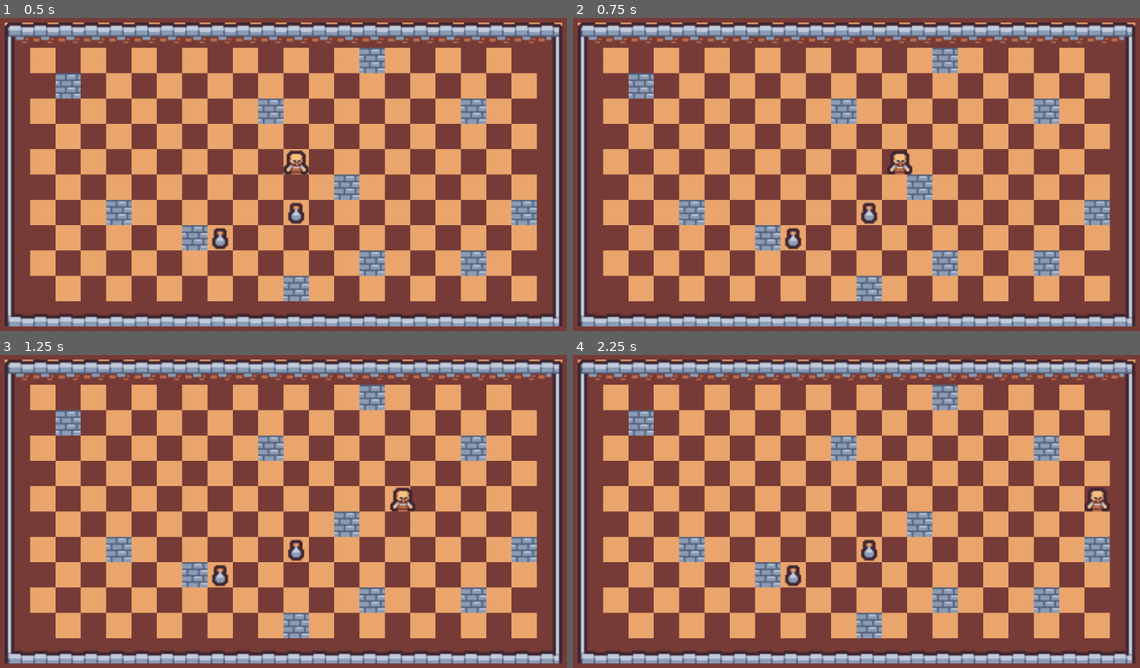
Above: before the commit, frames 1-4 (two rows, left to right).
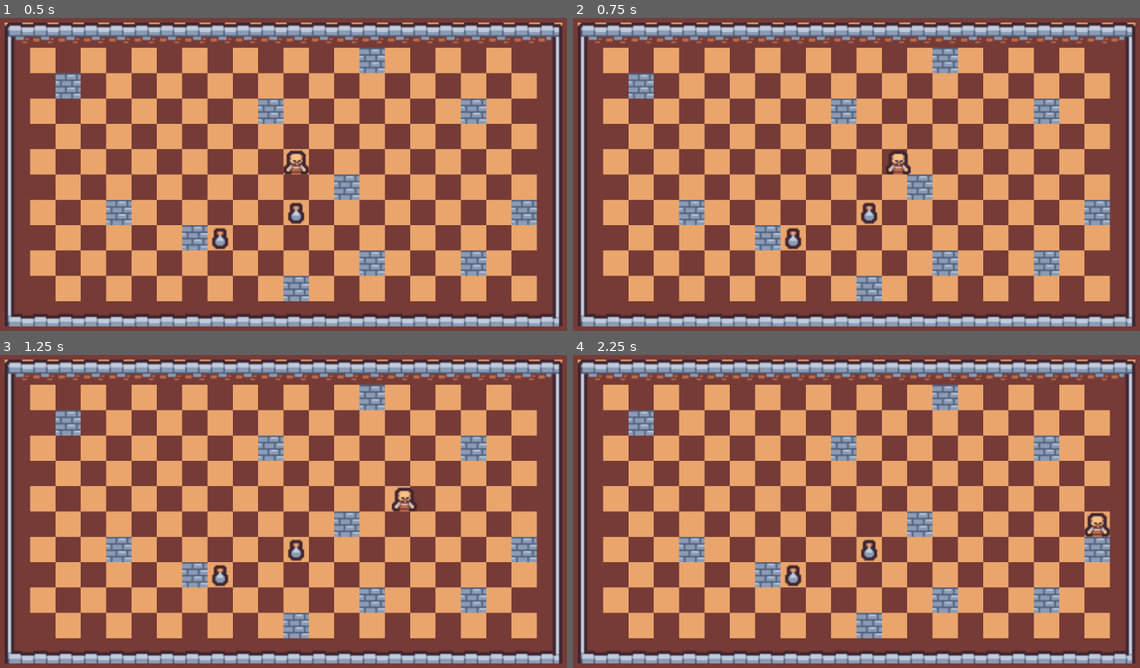
Above: after the commit, the same moments.

Repository: oneseedfruit/ludum-dare-52
Game: Godot game, scene res://game.tscn
The game is run twice, just before and just after one commit, with the same random seed, the same clock (stepped at 60 frames per second) and the same inputs.
Inputs:
- Up to frame 1 (0.5 s): no input
- Up to frame 2 (0.75 s): tap Enter at 0.5 s; hold Right (right) from 0.53 s (still down)
- Up to frame 3 (1.25 s): keep holding Right (right)
- Up to frame 4 (2.25 s): release Right (right) at 1.28 s; hold Down (down) 1.28-2.03 s; hold Right (right) from 2.03 s (still down)

Frame 1 is identical in both runs. In frame 2, 0.2% of the frame differs, in the area x 55-60%, y 42-51%; in frame 3, 0.2%; in frame 4, 0.5%, in the area x 90-95%, y 42-59%.

Commit message:
Physics-based movement

Diff:
--- a/player/player.gd
+++ b/player/player.gd
@@ -1,9 +1,9 @@
 extends RigidBody2D
-
 
 # movement variable
 @export var mMoveSpeed : float = 100
 @onready var mRay = $RayCast2D
+
 var mTileSize = 16
 var mInputs = {
 	"left": Vector2.LEFT,
@@ -11,68 +11,32 @@
 	"up": Vector2.UP,
 	"down": Vector2.DOWN,
 }
-var mMoving = false
-var mTilePerSec = 0
 
-# queue movement (so player can pre-enter movement before reaching end)
-@export var mQueueInputDuration : float = 0.24
-@onready var mQueueInputTimer = $Timer
-var mQueueInput
+var mMoving = Vector2.ZERO
+
 
 # Called when the node enters the scene tree for the first time.
 func _ready():
-	# calculate move duration per tile
-	mTilePerSec = mTileSize / mMoveSpeed
+	_snap_to_tile()
 
-	# reset position to tile
+
+func _physics_process(delta):
+	var collision = move_and_collide(mMoving * delta * mMoveSpeed)
+	if collision:
+		mMoving = Vector2.ZERO
+		_snap_to_tile()
+
+	if mMoving == Vector2.ZERO:
+		for dir in mInputs:
+			if Input.is_action_pressed(dir):
+				mMoving = mInputs[dir]
+				var targetPos = mMoving * mTileSize
+				mRay.target_position = targetPos
+				mRay.force_raycast_update()
+
+
+# reset position to tile
+func _snap_to_tile():
 	position -= Vector2.ONE * mTileSize * 0.5
 	position = position.snapped(Vector2.ONE * mTileSize)
 	position += Vector2.ONE * mTileSize * 0.5
-
-	# setup debounce timer
-	mQueueInputTimer.set_wait_time(mQueueInputDuration)
-	mQueueInputTimer.set_one_shot(true)
-	mQueueInputTimer.connect("timeout", func ():
-		mQueueInput = null
-	)
-	pass # Replace with function body.
-
-# Called every frame. 'delta' is the elapsed time since the previous frame.
-func _process(_delta):
-	pass
-
-func _unhandled_input(event):
-	for dir in mInputs.keys():
-		if event.is_action_pressed(dir):
-			if (mMoving):
-				queueInput(dir)
-			else:
-				move(dir)
-	pass
-
-func move(dir):
-	var targetPos = mInputs[dir] * mTileSize
-	mRay.target_position = targetPos
-	mRay.force_raycast_update()
-	if !mRay.is_colliding():
-		var tween = get_tree().create_tween()
-		tween.tween_property(self, "position", targetPos, mTilePerSec).set_trans(Tween.TRANS_LINEAR).as_relative()
-		tween.connect("finished", func ():
-			move(dir)
-		)
-		mMoving = true
-	elif mQueueInput != null:
-		move(mQueueInput)
-		mQueueInput = null
-	else:
-		mMoving = false
-	pass
-
-func queueInput(dir):
-	# stop timer and restart it
-	if !mQueueInputTimer.is_stopped():
-		mQueueInputTimer.stop()
-	# record to mQueueInput
-	mQueueInput = dir
-	mQueueInputTimer.start()
-	pass
--- a/player/player.tscn
+++ b/player/player.tscn
@@ -193,5 +193,3 @@
 shape = SubResource("RectangleShape2D_qwq4n")
 
 [node name="RayCast2D" type="RayCast2D" parent="."]
-
-[node name="Timer" type="Timer" parent="."]
